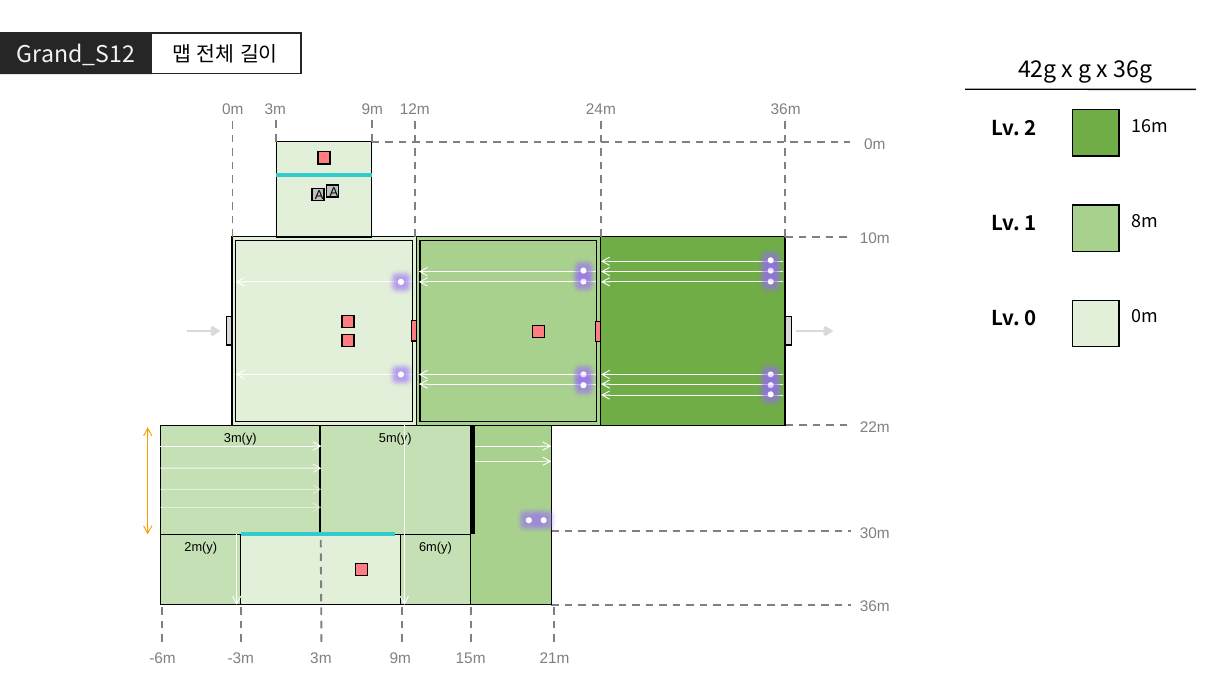
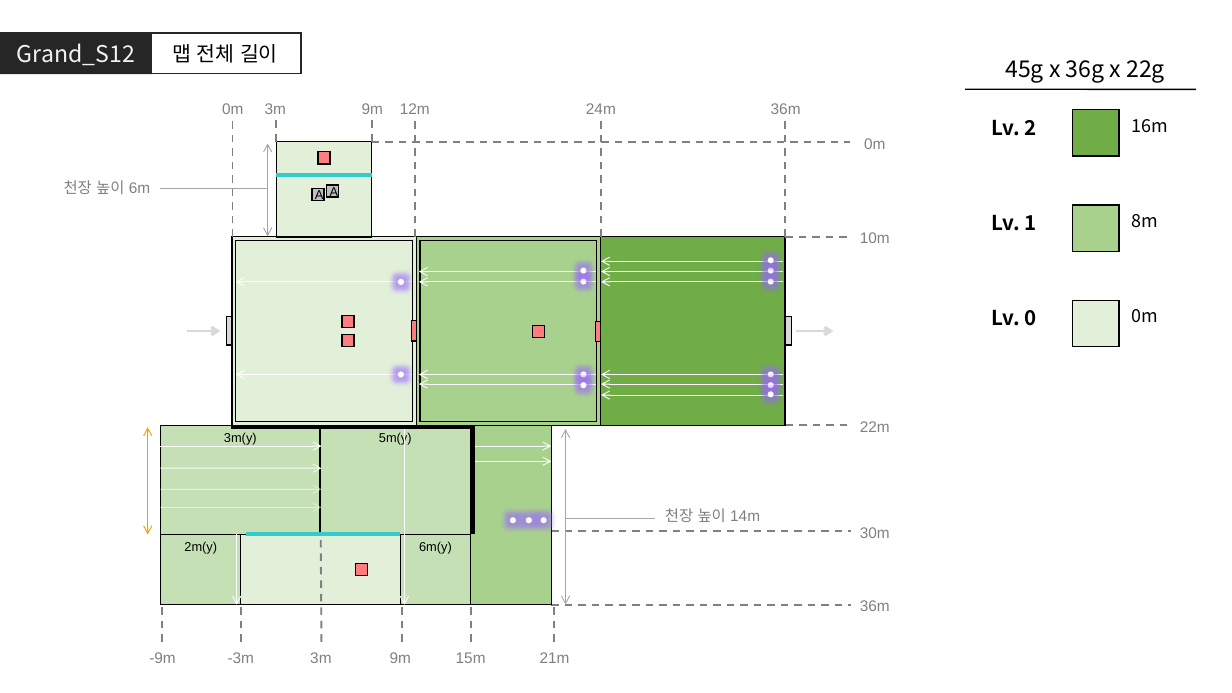
Before and after one commit to GGMGangsterHamster/GangsterHamster, a slide deck: slide 25 of Documents/Grand_Stage.pptx (slide 26 before the commit). Drawn at 1232x693 pixels with LibreOffice and Linux fonts; fonts in the diff are those of the drawing. Boxes give left, top, right and bottom in pixels: in the first picture for what was removed or moved away, otherwise in the second. Text is boxed around its words. In the diff, an @@ line names an element or a change of style, - is before the commit and + after.

```diff
--- a/Documents/Grand_Stage.pptx
+++ b/Documents/Grand_Stage.pptx
@@ text at (1005, 60, 1165, 83): text changed @@
-42g x g x 36g
+45g x 36g x 22g
@@ double arrow added from (268, 237) to (268, 143), #A6A6A6 0.75 pt @@
@@ text added at (64, 180, 150, 194), 12 pt, text #808080 @@
+천장 높이 6m
@@ line added from (268, 189) to (161, 189), #A6A6A6 0.75 pt @@
@@ line added from (473, 428) to (231, 428), #000000 3 pt @@
@@ double arrow added from (566, 604) to (566, 429), #A6A6A6 0.75 pt @@
@@ text added at (665, 508, 760, 522), 12 pt, text #808080 @@
+천장 높이 14m
@@ line moved from (241, 534) - (396, 534) to (246, 534) - (400, 534) @@
@@ ellipse added at (511, 518, 515, 522), fill #FFFFFF, outline #FFFFFF 2 pt @@
@@ line added from (655, 518) to (566, 518), #A6A6A6 0.75 pt @@
@@ text at (149, 652, 175, 663): text changed @@
--6m
+-9m
```
Also in this commit, not shown: 1 other slide changed, 4 slides added, 1 slide removed.
